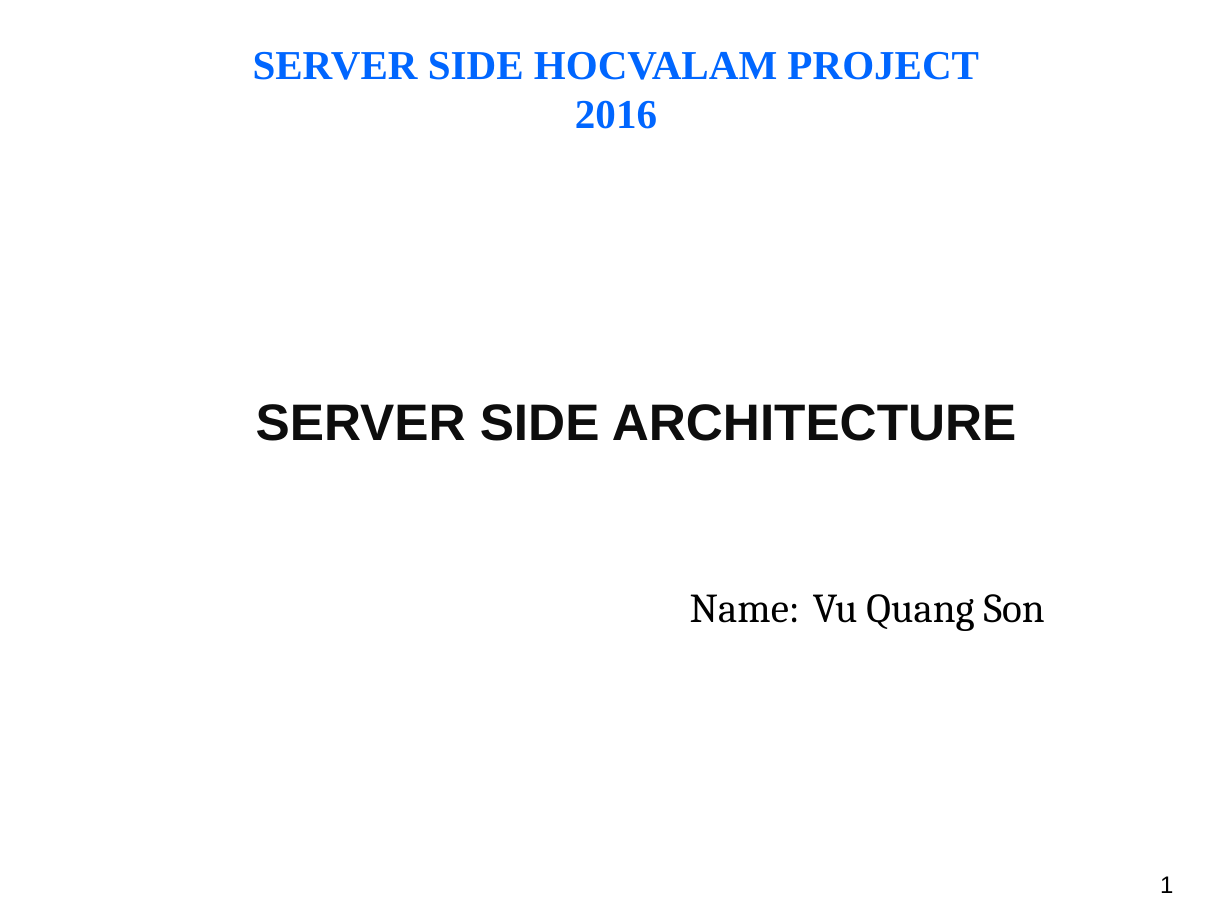
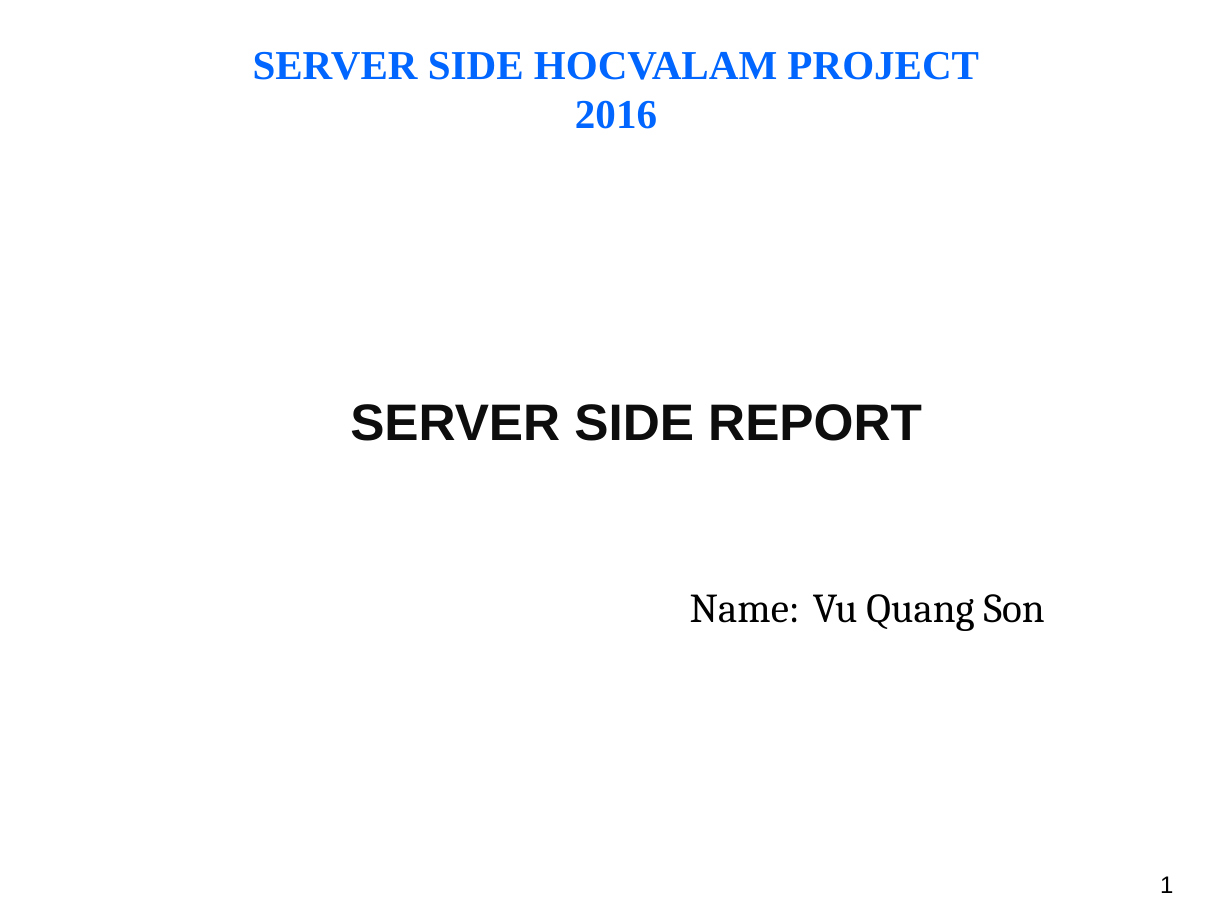
Before and after one commit to sonvq-qsoftvn/hocvalam-project, a slide deck: slide 1 of PHP Server side report week 1.ppt. Drawn at 1232x924 pixels with LibreOffice and Linux fonts; fonts in the diff are those of the drawing; background and template pictures are left out. Boxes give left, top, right and bottom in pixels: in the first picture for what was removed or moved away, otherwise in the second. Text is boxed around its words. In the diff, an @@ line names an element or a change of style, - is before the commit and + after.

```diff
--- a/PHP Server side report week 1.ppt
+++ b/PHP Server side report week 1.ppt
@@ title at bbox=[350, 404, 922, 441]: text changed @@
-SERVER SIDE ARCHITECTURE
+SERVER SIDE REPORT
```
Also in this commit, not shown: 3 slides added.
